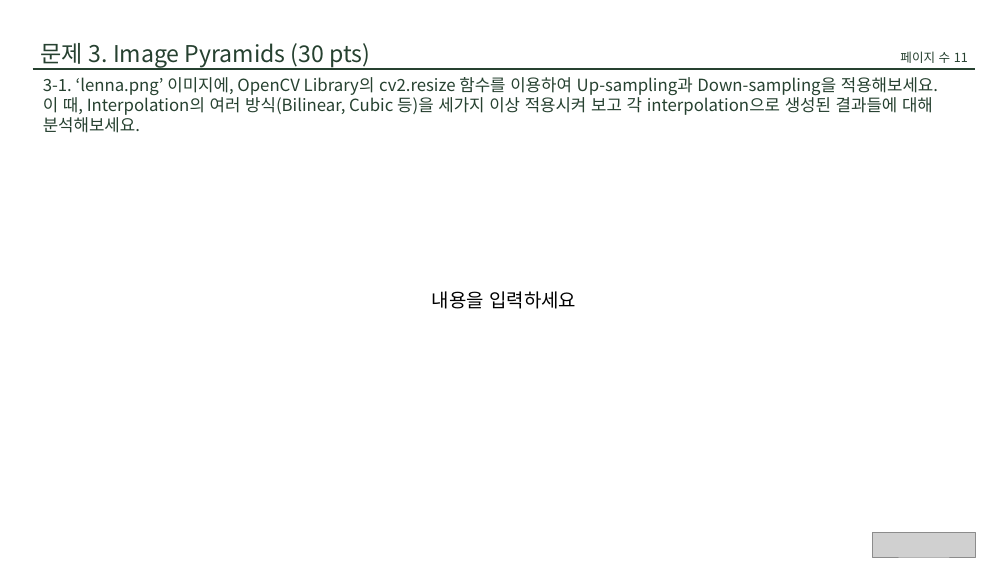
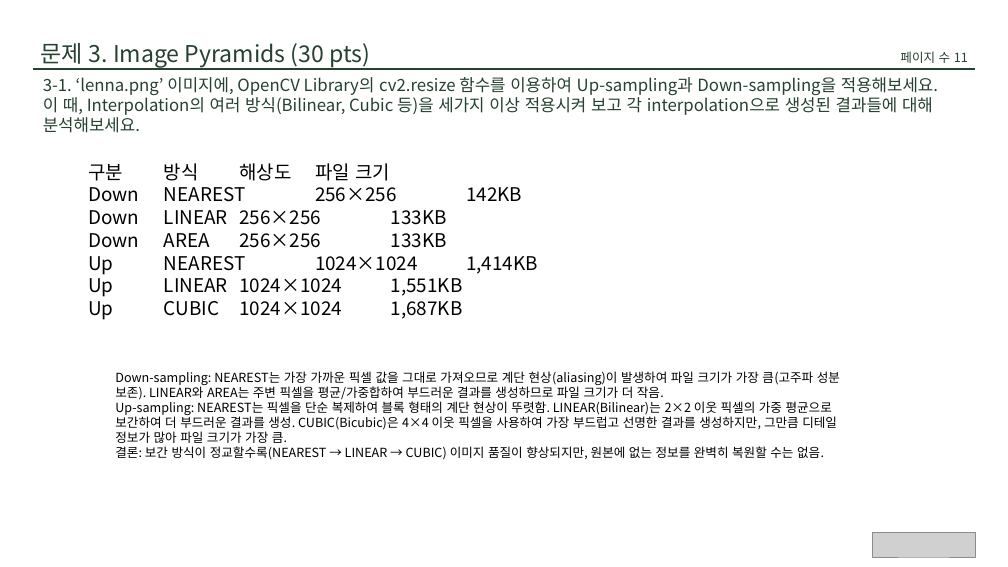
Before and after one commit to susie-Choi/awesome-humanoids, a slide deck: slide 11 of vision/hw1/HW1_2025712918_최수지.pptx. Drawn at 1008x567 pixels with LibreOffice and Linux fonts; fonts in the diff are those of the drawing; grey boxes stand for pictures. Boxes give left, top, right and bottom in pixels: in the first picture for what was removed or moved away, otherwise in the second. Text is boxed around its words. In the diff, an @@ line names an element or a change of style, - is before the commit and + after.

Commit message:
hw1: pptx 업데이트, 불필요한 소스 파일 정리

```diff
--- a/vision/hw1/HW1_2025712918_최수지.pptx
+++ b/vision/hw1/HW1_2025712918_최수지.pptx
@@ text added at [88, 163, 538, 319], 18 pt, text #000000 @@
+구분 방식 해상도 파일 크기
+Down NEAREST 256×256 142KB
+Down LINEAR 256×256 133KB
+Down AREA 256×256 133KB
+Up NEAREST 1024×1024 1,414KB
+Up LINEAR 1024×1024 1,551KB
+Up CUBIC 1024×1024 1,687KB
@@ text removed at [432, 291, 576, 309] @@
-내용을 입력하세요
@@ text added at [115, 371, 840, 460], 12 pt, text #000000 @@
+Down-sampling: NEAREST는 가장 가까운 픽셀 값을 그대로 가져오므로 계단 현상(aliasing)이 발생하여 파일 크기가 가장 큼(고주파 성분 보존). LINEAR와 AREA는 주변 픽셀을 평균/가중합하여 부드러운 결과를 생성하므로 파일 크기가 더 작음.
+Up-sampling: NEAREST는 픽셀을 단순 복제하여 블록 형태의 계단 현상이 뚜렷함. LINEAR(Bilinear)는 2×2 이웃 픽셀의 가중 평균으로 보간하여 더 부드러운 결과를 생성. CUBIC(Bicubic)은 4×4 이웃 픽셀을 사용하여 가장 부드럽고 선명한 결과를 생성하지만, 그만큼 디테일 정보가 많아 파일 크기가 가장 큼.
+결론: 보간 방식이 정교할수록(NEAREST → LINEAR → CUBIC) 이미지 품질이 향상되지만, 원본에 없는 정보를 완벽히 복원할 수는 없음.
```
Also in this commit, not shown: 5 other slides changed, 44 other files.
